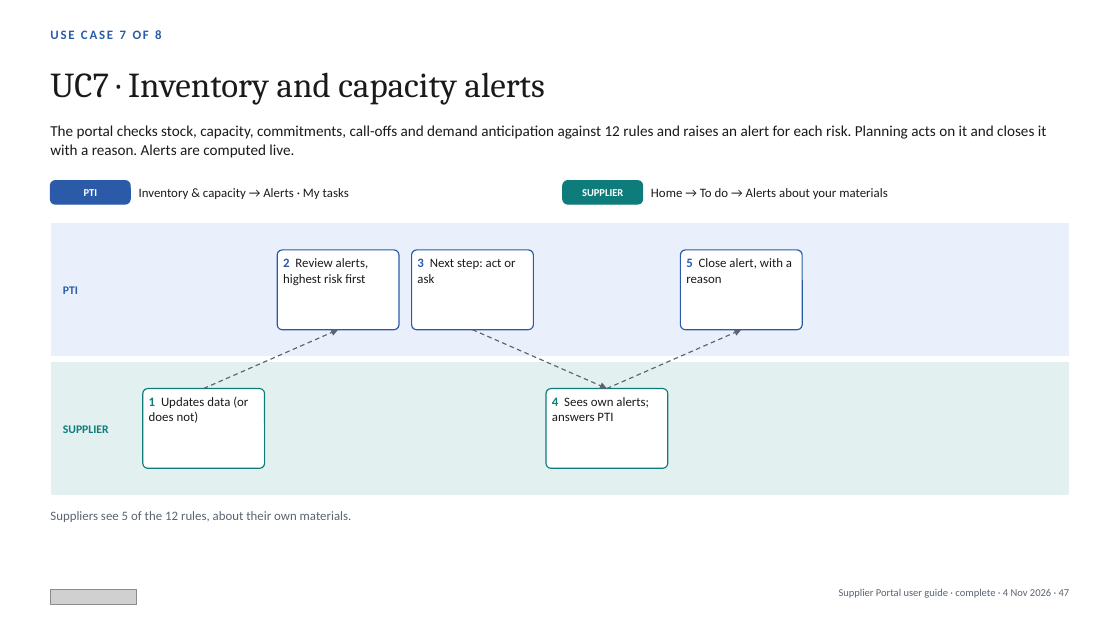
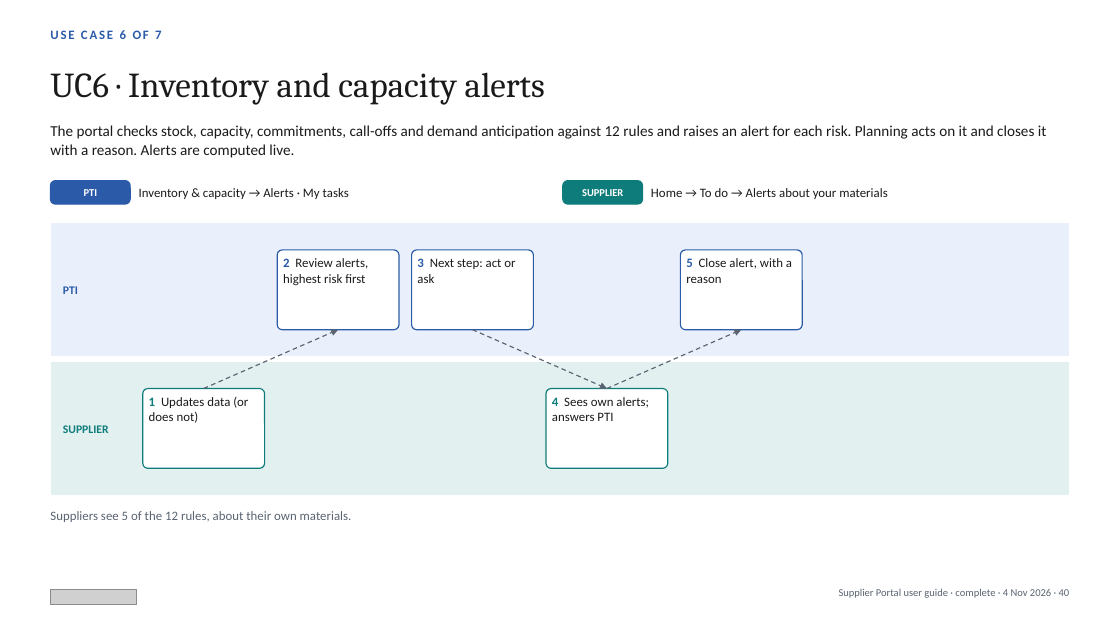
Before and after one commit to javal999/paragon-supplier-portal, a slide deck: slide 40 of docs/supplier-hub/user-guide/Paragon-Supplier-Portal-User-Guide.pptx (slide 47 before the commit). Drawn at 1120x630 pixels with LibreOffice and Linux fonts; fonts in the diff are those of the drawing; grey boxes stand for pictures. Boxes give left, top, right and bottom in pixels: in the first picture for what was removed or moved away, otherwise in the second. Text is boxed around its words. In the diff, an @@ line names an element or a change of style, - is before the commit and + after.

```diff
--- a/docs/supplier-hub/user-guide/Paragon-Supplier-Portal-User-Guide.pptx
+++ b/docs/supplier-hub/user-guide/Paragon-Supplier-Portal-User-Guide.pptx
@@ text at (50,30,161,39): text changed @@
-USE CASE 7 OF 8
+USE CASE 6 OF 7
@@ text at (50,72,545,105): text changed @@
-UC7 · Inventory and capacity alerts
+UC6 · Inventory and capacity alerts
@@ text at (839,588,1070,598): text changed @@
-Supplier Portal user guide · complete · 4 Nov 2026 · 47
+Supplier Portal user guide · complete · 4 Nov 2026 · 40
```
Also in this commit, not shown: 48 other slides changed, 7 slides removed, 9 other files.
